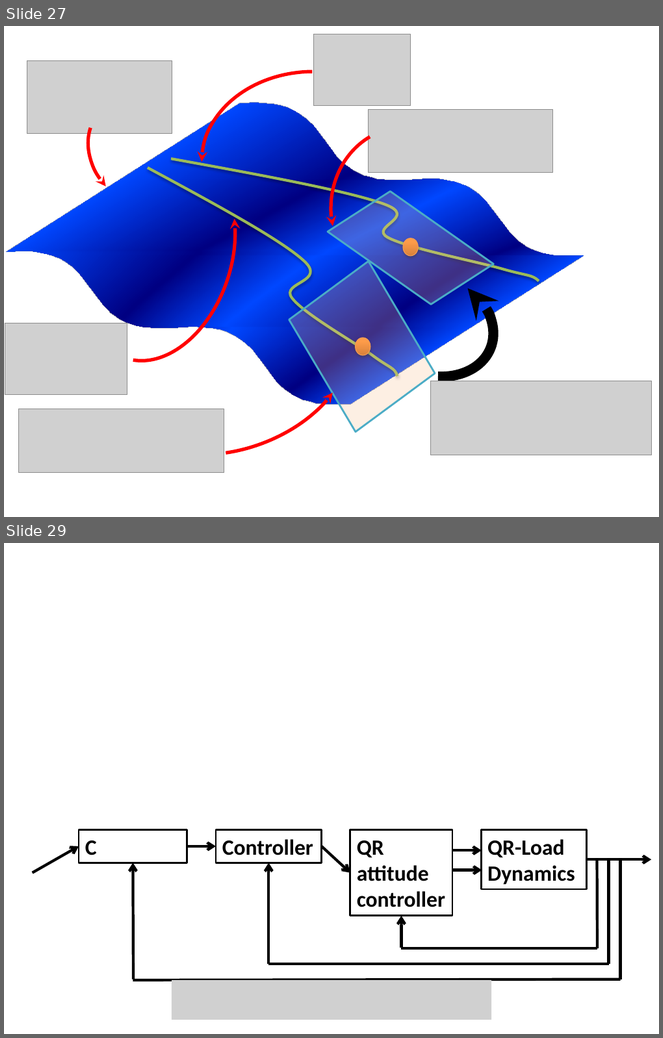
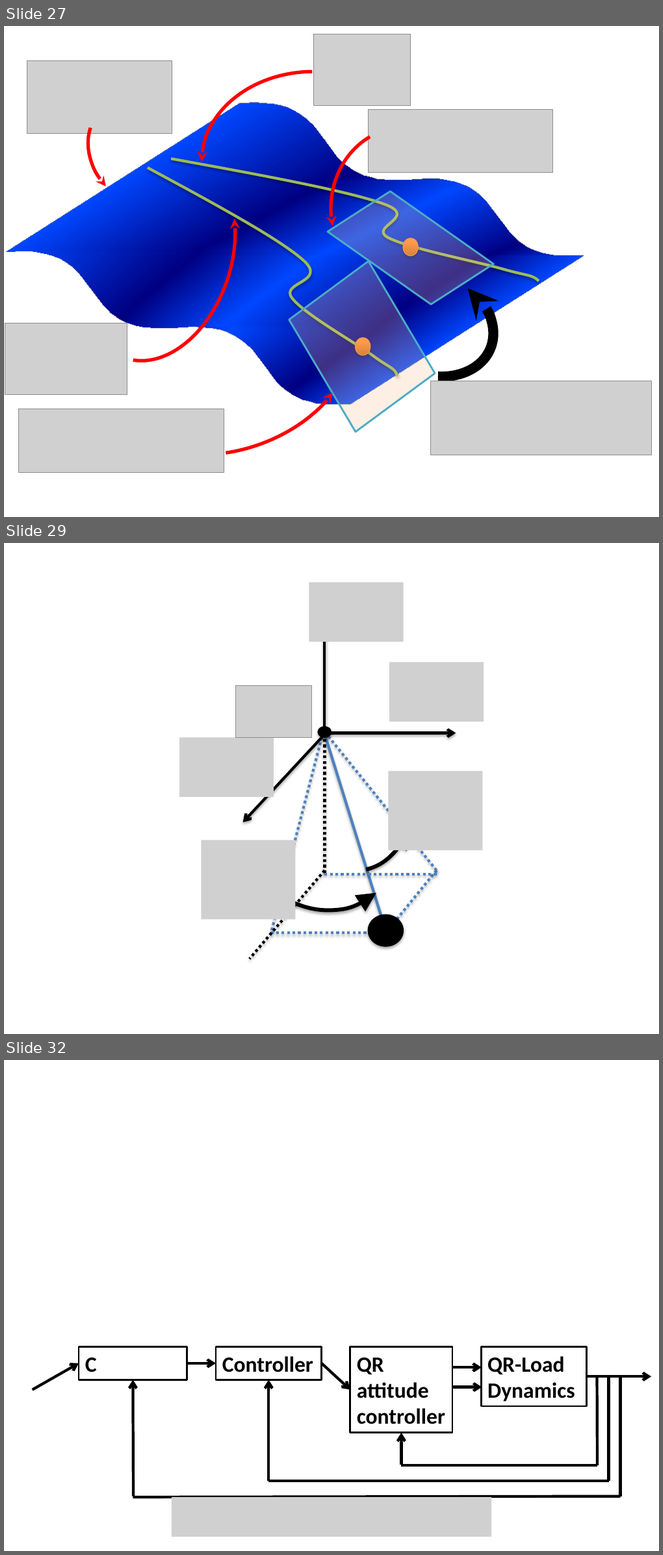
Before and after one commit to namvo88/Thesis-Quadrotor, a slide deck: StyleStuff/figures.pptx. Shown one above the other, each under a label of ours: slides 27 and 29 before the commit, slides 27, 29 and 32 after it; the slides between them are not shown. The pictures are 663x1038 and 663x1555 pixels, drawn with LibreOffice and Linux fonts; fonts in the diff are those of the drawing; grey boxes stand for pictures. Boxes give left, top, right and bottom in pixels: in the first picture for what was removed or moved away, otherwise in the second. Text is boxed around its words. In the diff, an @@ line names an element or a change of style, - is before the commit and + after.

```diff
--- a/StyleStuff/figures.pptx
+++ b/StyleStuff/figures.pptx
@@ slide 29 added at (x1=4, y1=543, x2=659, y2=1034), background #FFFFFF @@
@@ picture added at (x1=310, y1=582, x2=404, y2=642) @@
@@ picture added at (x1=389, y1=662, x2=484, y2=722) @@
@@ picture added at (x1=235, y1=686, x2=312, y2=737) @@
@@ picture added at (x1=180, y1=737, x2=274, y2=797) @@
@@ line added from (324, 726) to (271, 933), #4F81BD 3 pt dashed @@
@@ group added at (x1=201, y1=589, x2=483, y2=959): 4 lines, 3 arrows, 2 arc (boxed as its full ellipse)s, 2 pictures, 1 ellipse @@
@@ line added from (436, 871) to (386, 933), #4F81BD 3 pt dashed @@
@@ line added from (436, 875) to (322, 875), #4F81BD 3 pt dashed @@
@@ ellipse added at (x1=368, y1=915, x2=404, y2=947), fill #000000, outline #000000 0.75 pt @@
@@ line added from (389, 933) to (271, 933), #4F81BD 3 pt dashed @@
@@ what was slide 29 is now slide 32 @@
```
Also in this commit, not shown: 1 slide changed, 3 other slides added, 1 slide removed, 29 other files.
